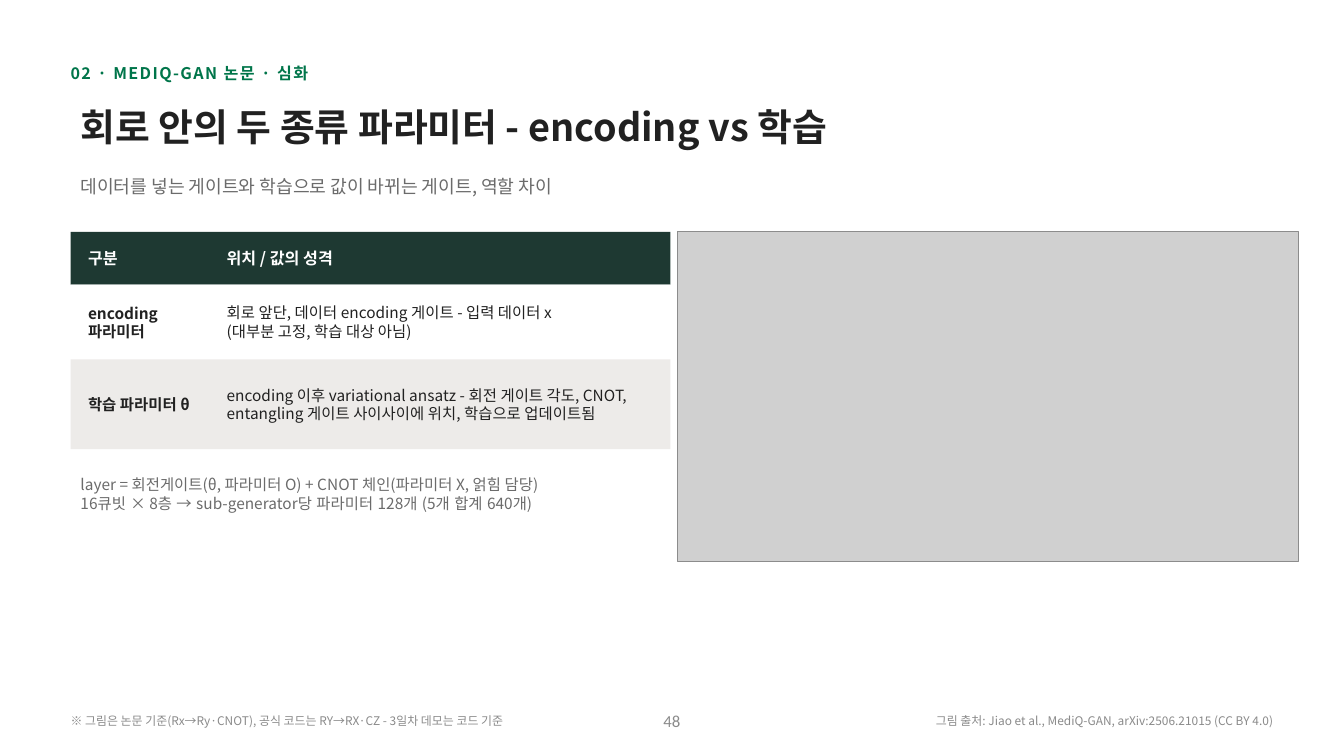
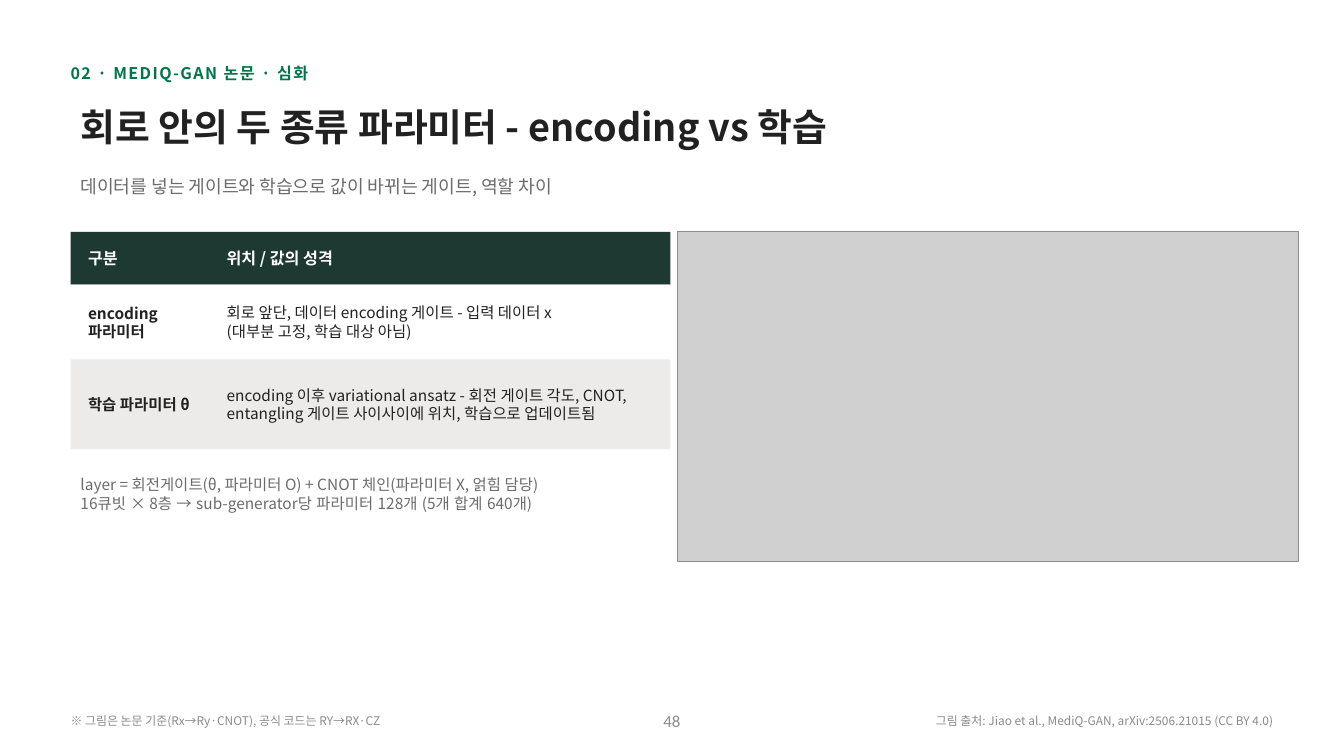
Before and after one commit to hyunhp/skin_disease_qml, a slide deck: slide 48 of practice/day1_slides/day1_theory_slides.pptx. Drawn at 1344x756 pixels with LibreOffice and Linux fonts; fonts in the diff are those of the drawing; grey boxes stand for pictures. Boxes give left, top, right and bottom in pixels: in the first picture for what was removed or moved away, otherwise in the second. Text is boxed around its words. In the diff, an @@ line names an element or a change of style, - is before the commit and + after.

```diff
--- a/practice/day1_slides/day1_theory_slides.pptx
+++ b/practice/day1_slides/day1_theory_slides.pptx
@@ text at [85, 715, 380, 728]: text changed @@
-※ 그림은 논문 기준(Rx→Ry·CNOT), 공식 코드는 RY→RX·CZ - 3일차 데모는 코드 기준
+※ 그림은 논문 기준(Rx→Ry·CNOT), 공식 코드는 RY→RX·CZ
```
Also in this commit, not shown: 10 other slides changed, 1 slide removed, 10 other files.
